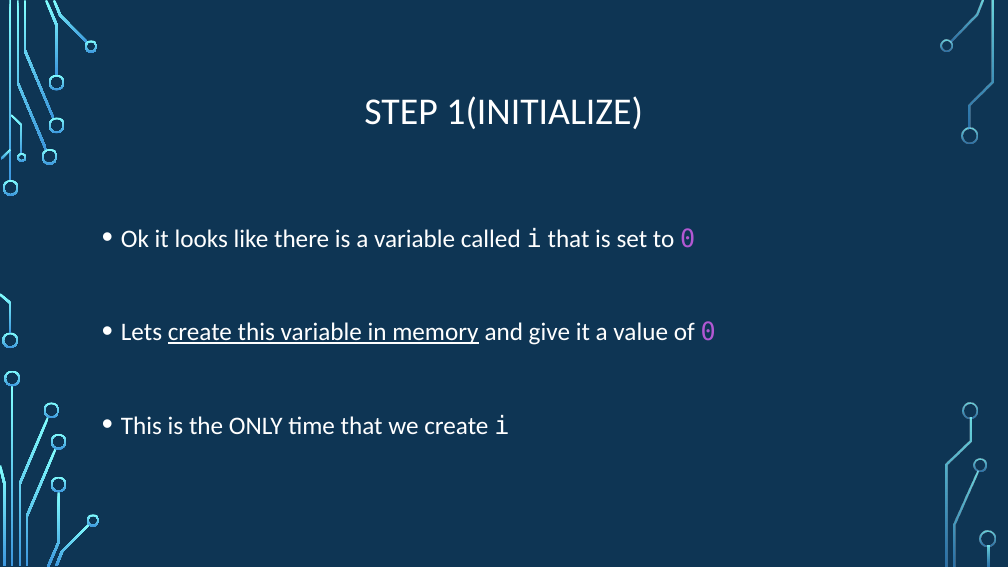
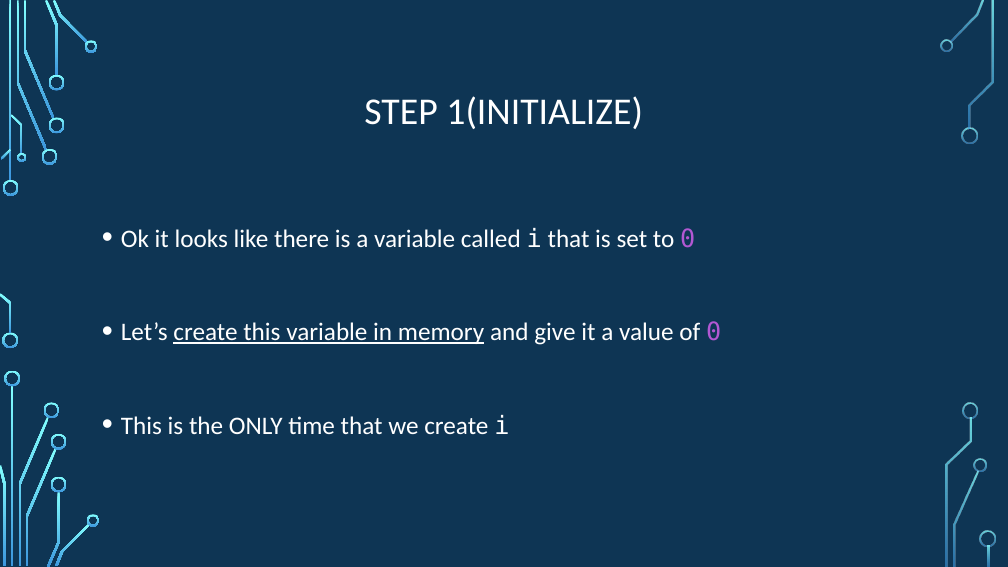
Before and after one commit to psypdt/ZIS_C-_Summer_Course_2019, a slide deck: slide 27 of Day_3/Day_3.pptx (slide 26 before the commit). Drawn at 1008x567 pixels with LibreOffice and Linux fonts; fonts in the diff are those of the drawing; background and template pictures are left out. Boxes give left, top, right and bottom in pixels: in the first picture for what was removed or moved away, otherwise in the second. Text is boxed around its words. In the diff, an @@ line names an element or a change of style, - is before the commit and + after.

```diff
--- a/Day_3/Day_3.pptx
+++ b/Day_3/Day_3.pptx
@@ text at (x1=121, y1=321, x2=721, y2=345): text changed @@
-• Lets create this variable in memory and give it a value of 0
+• Let’s create this variable in memory and give it a value of 0
```
Also in this commit, not shown: 7 other slides changed, 18 slides added, 1 other file.
